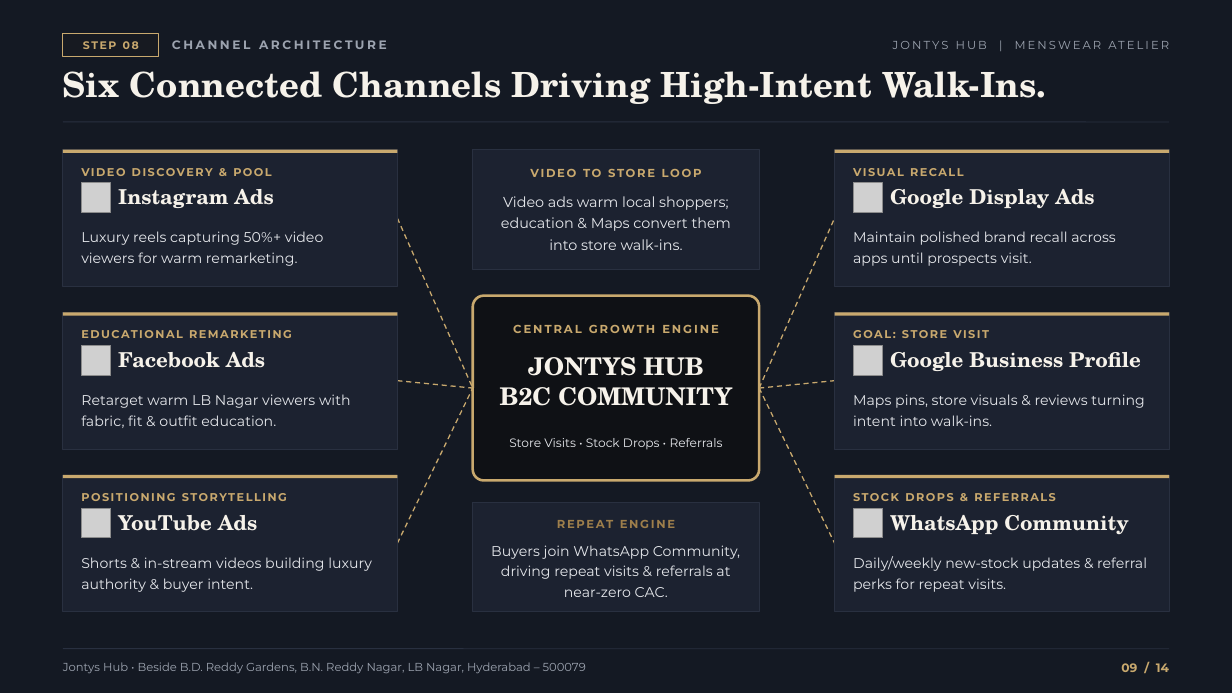
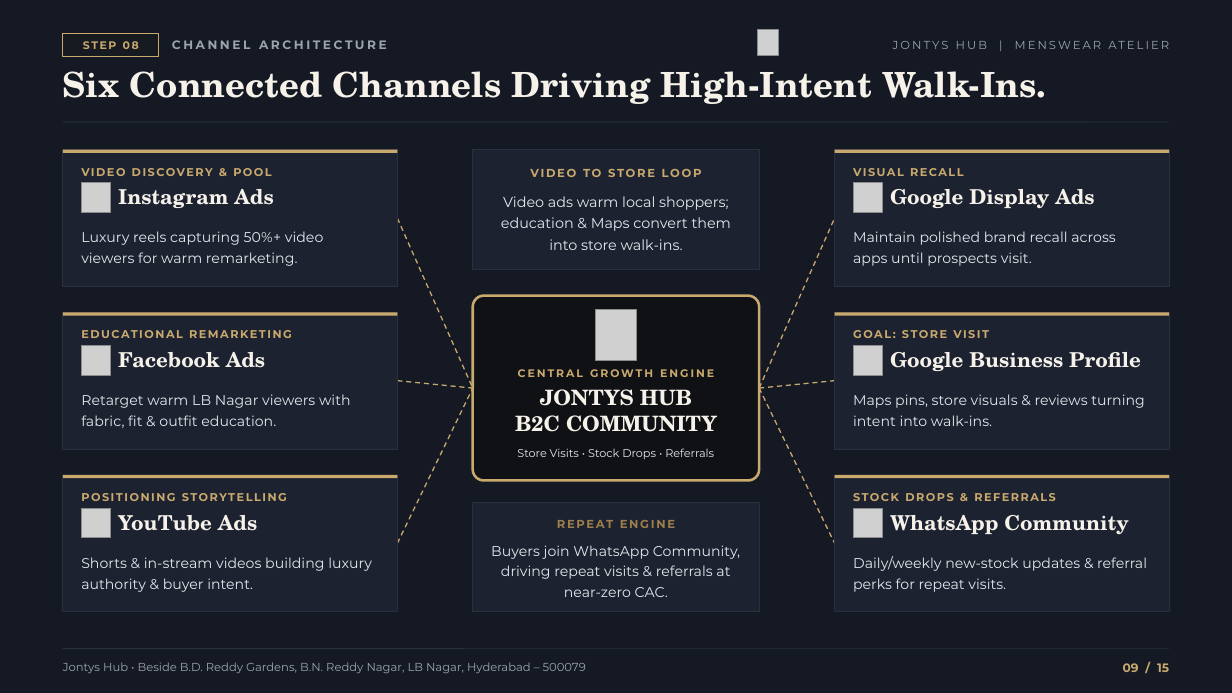
Before and after one commit to shettyhari/Jhonty-Hub-planning, a slide deck: slide 9 of Jontys_Hub_Premium_Growth_Strategy.pptx. Drawn at 1232x693 pixels with LibreOffice and Linux fonts; fonts in the diff are those of the drawing; grey boxes stand for pictures. Boxes give left, top, right and bottom in pixels: in the first picture for what was removed or moved away, otherwise in the second. Text is boxed around its words. In the diff, an @@ line names an element or a change of style, - is before the commit and + after.

```diff
--- a/Jontys_Hub_Premium_Growth_Strategy.pptx
+++ b/Jontys_Hub_Premium_Growth_Strategy.pptx
@@ picture added at <box>758,30,778,55</box> @@
@@ picture added at <box>596,310,637,360</box> @@
@@ text "JONTYS HUB": place and size @@
-text "JONTYS HUB" at <box>500,357,732,406</box>
+text "JONTYS HUB" at <box>515,389,717,432</box>
@@ text "JONTYS HUB" at <box>515,389,717,432</box>: size 19 to 16.5 pt @@
@@ text "CENTRAL GROWTH ENGINE": place and size @@
-text "CENTRAL GROWTH ENGINE" at <box>513,325,719,333</box>
+text "CENTRAL GROWTH ENGINE" at <box>518,369,714,377</box>
@@ text "CENTRAL GROWTH ENGINE" at <box>518,369,714,377</box>: size 9 to 8.5 pt @@
@@ text "Store Visits • Stock Drops ...": place and size @@
-text "Store Visits • Stock Drops ..." at <box>509,438,723,450</box>
+text "Store Visits • Stock Drops ..." at <box>517,448,714,459</box>
@@ text "Store Visits • Stock Drops ..." at <box>517,448,714,459</box>: size 9.5 to 8.8 pt @@
@@ text at <box>1123,663,1169,672</box>: text changed @@
-09 / 14
+09 / 15
```
Also in this commit, not shown: 13 other slides changed, 1 slide added, 5 other files.
